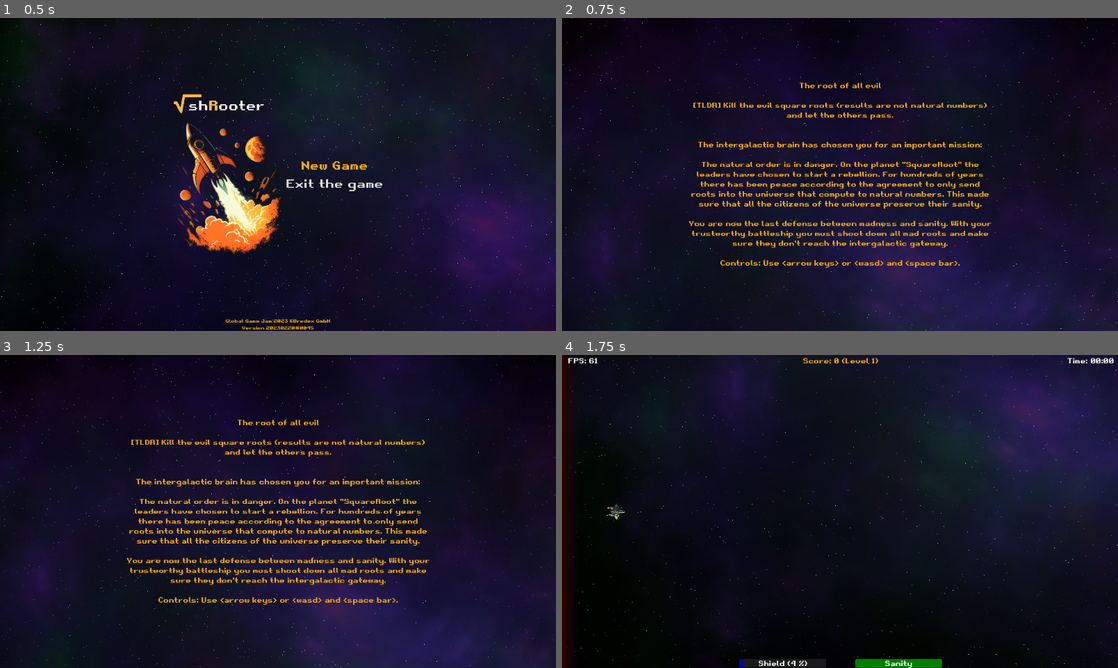
Above: before the commit, frames 1-4 (two rows, left to right).
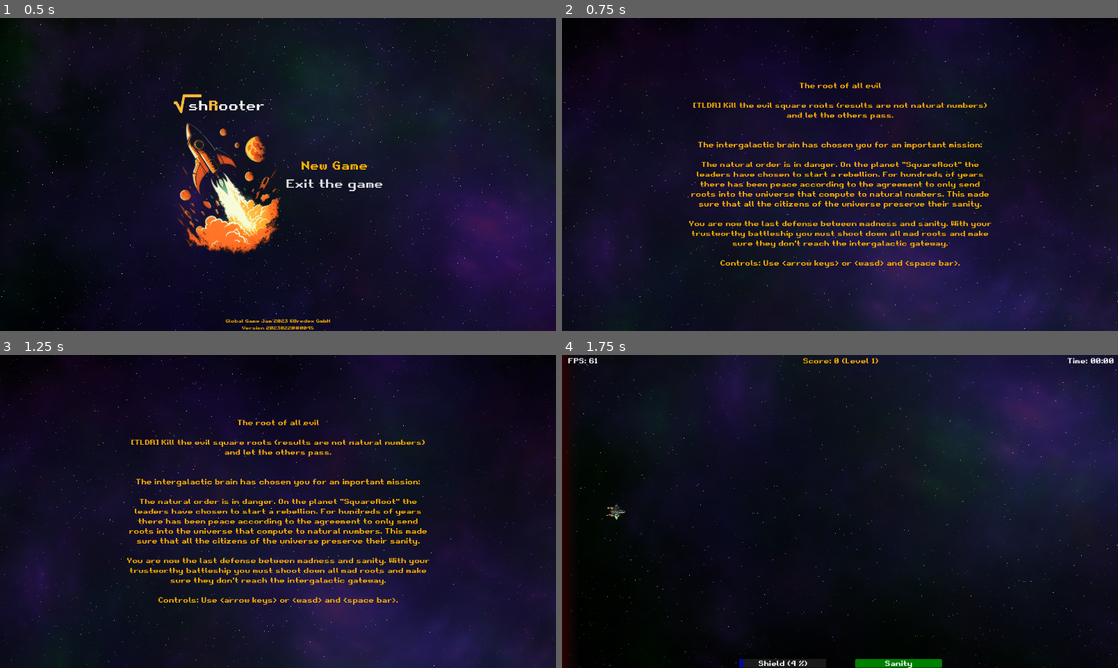
Above: after the commit, the same moments.

Repository: gingerr/ggj-2023-roots-one
Game: Godot game, scene res://pregame/MainMenu.tscn
Same seed, same stepped clock (60 frames per second), same inputs: the game is played once before the commit and once after it.
Inputs (mouse positions are in pixels of both pictures, inside the frame that each line leads up to):
- Up to frame 1 (0.5 s): no input
- Up to frame 2 (0.75 s): click "New Game" at 0.5 s
- Up to frame 3 (1.25 s): no input
- Up to frame 4 (1.75 s): tap Enter (ui_accept) at 1.25, 1.52 s; move the mouse to (962, 495) at 1.27 s; hold Right (ui_right) from 1.28 s (still down)

Frame 1 is identical in both runs. In frame 2, 0.6% of the frame differs, in the area x 0-100%, y 0-100%; in frame 3, 0.5%; in frame 4, 0.6%.

Commit message:
removes manual stars implementation

Diff:
--- a/background/BackgroundLayer.tscn
+++ b/background/BackgroundLayer.tscn
@@ -1,6 +1,5 @@
-[gd_scene load_steps=5 format=3 uid="uid://c4qdkjgpo0i5h"]
+[gd_scene load_steps=4 format=3 uid="uid://c4qdkjgpo0i5h"]
 
-[ext_resource type="Script" path="res://background/Stars.gd" id="1_ctln5"]
 [ext_resource type="Texture2D" uid="uid://cwu3adlygfiwh" path="res://background/res/nebulaSmall.png" id="2_uskju"]
 [ext_resource type="Script" path="res://background/Nebula.gd" id="3_bw12f"]
 [ext_resource type="Script" path="res://background/ParticleStars.gd" id="4_5pxbr"]
@@ -8,12 +7,6 @@
 
 [node name="BackgroundLayer" type="CanvasLayer"]
 layer = -1
-
-[node name="Stars" type="Control" parent="."]
-visible = false
-layout_mode = 3
-anchors_preset = 0
-script = ExtResource("1_ctln5")
 
 [node name="Purple Nebula" type="Sprite2D" parent="."]
 self_modulate = Color(0.788235, 0.156863, 0.988235, 0.341176)
--- a/background/Stars.gd
+++ /dev/null
@@ -1,96 +0,0 @@
-extends Control
-
-const star_number 		= 2000
-const star_width 		= 2.0
-const batch_number 		= 5
-const batch_size 		= star_number / batch_number
-
-const horzontal_movement_speed = 200
-
-const intensity_map_with_speed = {
-	0 : 0.2 * horzontal_movement_speed,
-	1 : 0.4 * horzontal_movement_speed,
-	2 : 0.6 * horzontal_movement_speed,
-	3 : 0.8 * horzontal_movement_speed,
-	4 : 1.0 * horzontal_movement_speed
-}
-
-# arrays for stars per brightness / Data shared between reuses of backgroundLayer
-var stars_0_2 		= []
-var stars_0_4 		= []
-var stars_0_6 		= []
-var stars_0_8 		= []
-var stars_1_0 		= []
-
-# Called when the node enters the scene tree for the first time.
-func _ready():
-	stars_0_2.resize(batch_size * 2)
-	stars_0_4.resize(batch_size * 2)
-	stars_0_6.resize(batch_size * 2)
-	stars_0_8.resize(batch_size * 2)
-	stars_1_0.resize(batch_size * 2)
-	randomize()
-	var vector = Vector2(0, 0)
-	var batch_index = 0;
-	var array = get_array_by_star_index(0);
-	for i in range(star_number):
-		var pos_X = randf_range(1, get_viewport_rect().size.x)
-		var pos_Y = randf_range(1, get_viewport_rect().size.y)
-
-		if (batch_index == batch_size):
-			batch_index = 0
-			array = get_array_by_star_index(i);
-
-		vector.x = pos_X
-		vector.y = pos_Y
-		array[2 * batch_index] = vector
-
-		vector.x = pos_X + star_width
-		vector.y = pos_Y
-		array[2 * batch_index + 1] = vector
-		batch_index += 1
-
-func get_array_by_star_index(index):
-	var array_number = index / batch_size
-	if (array_number == 0):
-		return stars_0_2
-	elif (array_number == 1):
-		return stars_0_4
-	elif (array_number == 2):
-		return stars_0_6
-	elif (array_number == 3):
-		return stars_0_8
-	elif (array_number == 4):
-		return stars_1_0
-
-func _physics_process(delta):
-	var screen_size = get_viewport_rect().size
-	var batch_index = 0;
-	var array = get_array_by_star_index(0);
-	for i in range(star_number):
-		if (batch_index == batch_size):
-			batch_index = 0
-			array = get_array_by_star_index(i);
-
-		var array_number = i / batch_size
-		var speed = intensity_map_with_speed[array_number]
-
-		var from = array[2 * batch_index]
-		from.x -= delta * speed
-		if (from.x <= 0):
-			from.x = screen_size.x
-			from.y = randf_range(1, screen_size.y)
-		var to = array[2 * batch_index + 1]
-		to.x = from.x + star_width
-		to.y = from.y
-		array[2 * batch_index] 		= from
-		array[2 * batch_index + 1] 	= to
-		batch_index += 1
-	queue_redraw()
-
-func _draw():
-	draw_multiline(stars_0_2, Color(0.2, 0.2, 0.2), 1.0)
-	draw_multiline(stars_0_4, Color(0.4, 0.4, 0.4), 1.0)
-	draw_multiline(stars_0_6, Color(0.6, 0.6, 0.6), 1.0)
-	draw_multiline(stars_0_8, Color(0.8, 0.8, 0.8), 1.0)
-	draw_multiline(stars_1_0, Color(1.0, 1.0, 1.0), 1.0)
